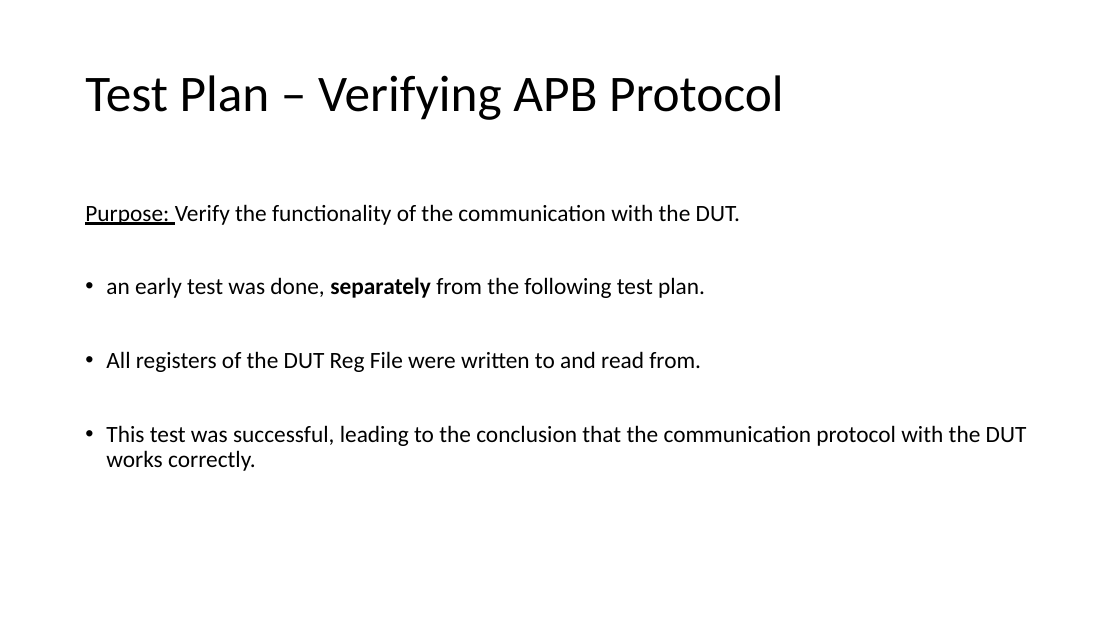
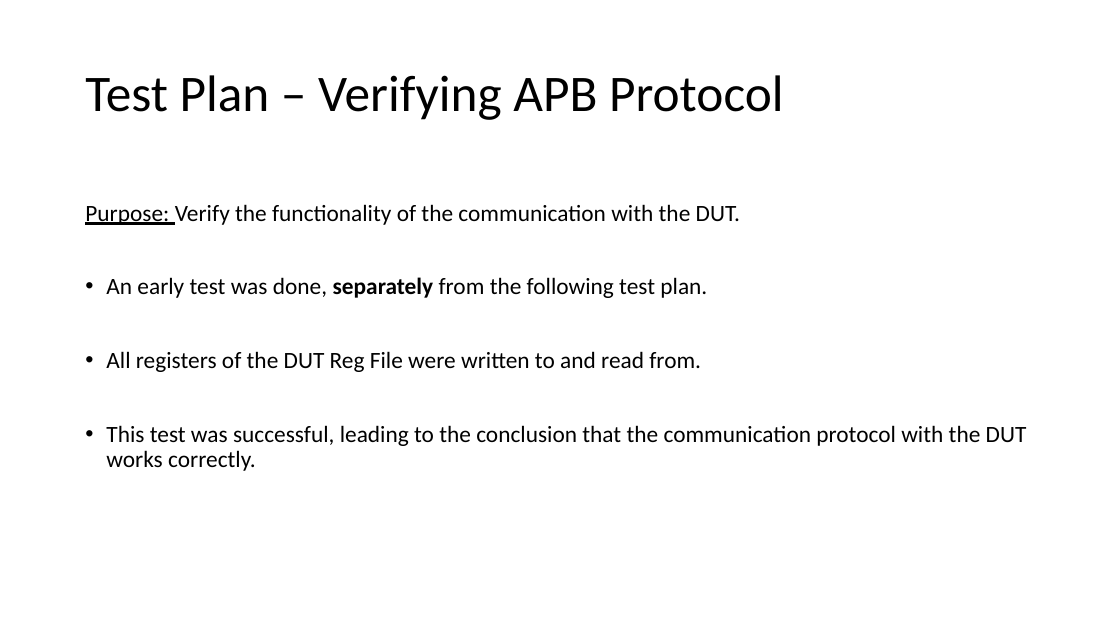
Before and after one commit to liotahuf/UVM_project, a slide deck: slide 25 of Final presentation 3.pptx. Drawn at 1120x630 pixels with LibreOffice and Linux fonts; fonts in the diff are those of the drawing. Boxes give left, top, right and bottom in pixels: in the first picture for what was removed or moved away, otherwise in the second. Text is boxed around its words. In the diff, an @@ line names an element or a change of style, - is before the commit and + after.

```diff
--- a/Final presentation 3.pptx
+++ b/Final presentation 3.pptx
@@ text at [106, 277, 707, 298]: text changed @@
-• an early test was done, separately from the following test plan.
+• An early test was done, separately from the following test plan.
```
Also in this commit, not shown: 7 other slides changed.
